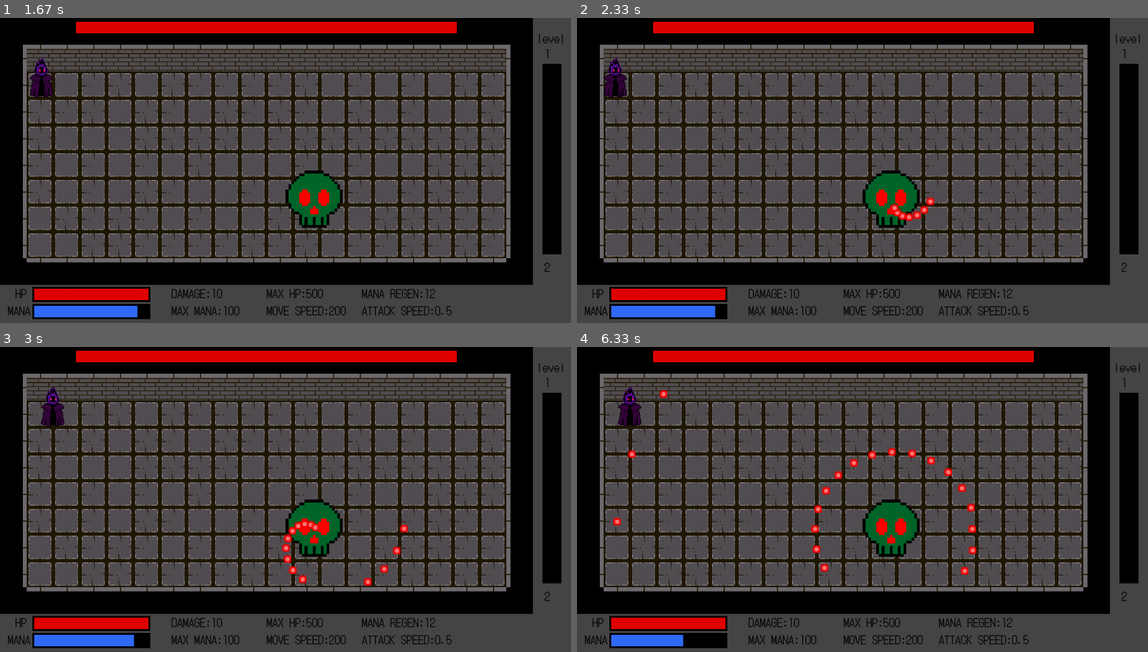
Above: before the commit, frames 1-4 (two rows, left to right).
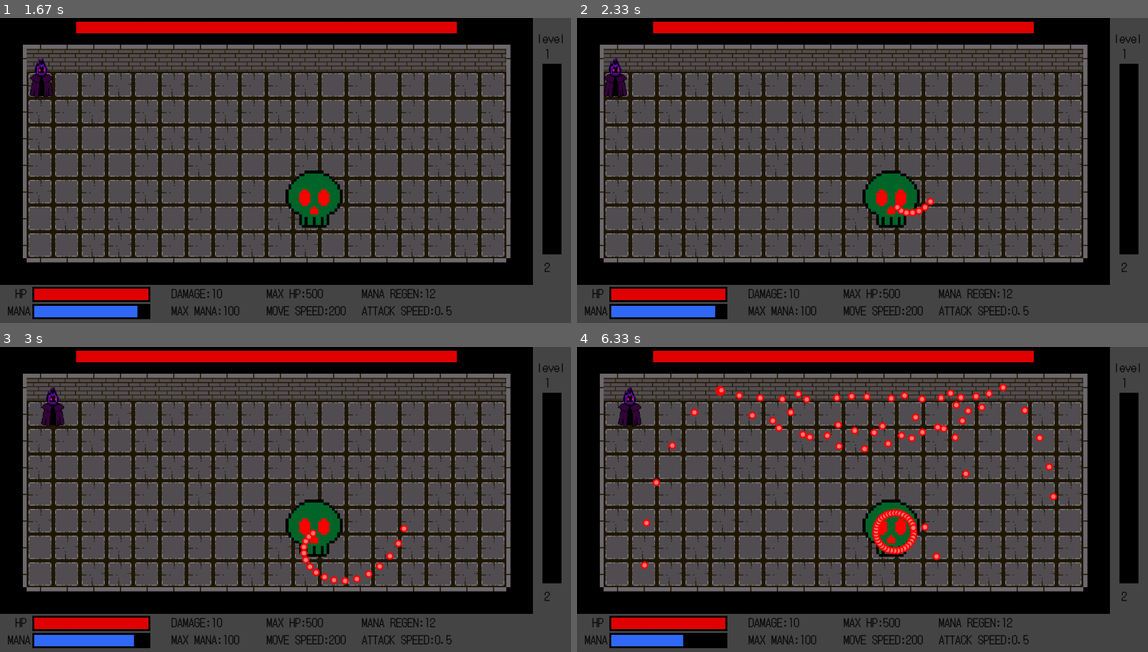
Above: after the commit, the same moments.

Repository: philogamer/pygame1
Game: pygame game, started from code.py
Same seed, same stepped clock (60 frames per second), same inputs: the game is played once before the commit and once after it.
Inputs:
- Up to frame 1 (1.67 s): hold Right 0.33-0.8 s; hold Right 0.83-1.3 s; hold D 0.83-1.3 s; hold Left from 1.33 s (still down); hold A from 1.33 s (still down)
- Up to frame 2 (2.33 s): release Left at 1.87 s; release A at 1.87 s; hold Left 1.9-2.3 s; hold A 1.9-2.3 s
- Up to frame 3 (3 s): hold Right 2.33-2.97 s; hold D 2.33-2.97 s
- Up to frame 4 (6.33 s): hold Left 3-3.47 s; hold A 3-3.47 s; hold Right 3.5-3.97 s; hold D 3.5-3.97 s; hold Right 4-4.47 s; hold D 4-4.47 s; hold Left 4.5-5.03 s; hold A 4.5-5.03 s; hold Left 5.07-5.47 s; hold A 5.07-5.47 s; hold Right 5.5-6.13 s; hold D 5.5-6.13 s; hold Left from 6.17 s (still down); hold A from 6.17 s (still down)

Frame 1 is identical in both runs. In frame 2, 0.2% of the frame differs, in the area x 54-63%, y 58-67%; in frame 3, 0.8%; in frame 4, 2.8%, in the area x 6-85%, y 11-75%.

Commit message:
delete a rect, make super boss skill
delete a rect that I forgot to delete when cop it from another code to check whether the collide rect work, make a skill when the bullet from boss touch wall, it will shoot a circle of bullet one more time by use new class and condition of the bullet when touch wall

Diff:
--- a/code.py
+++ b/code.py
@@ -244,6 +244,39 @@
     def update(self):
         self.rect=pygame.Rect(self.x,self.y,20,20)
         self.wallrect=pygame.Rect(self.x,self.y-18,20,20+18)
+class Smallbullet:
+    def __init__(self,x,y,targetx,targety,dmg):
+        self.y=y+18
+        self.x=x
+        self.targetx=targetx
+        self.targety=targety
+        self.speed=200
+        self.img='assets/bullet.png'
+        self.img=pygame.image.load(self.img).convert_alpha()
+        self.img=pygame.transform.scale(self.img,(20,20))
+        self.rect=pygame.Rect(self.x,self.y,20,20)
+        self.wallrect=pygame.Rect(self.x,self.y-18,20,20+18)
+        self.dx=(self.targetx-self.x)*2000
+        self.dy=(self.targety-self.y)*2000
+        self.distance=math.hypot(self.dx,self.dy)
+        self.dmg=dmg
+    def draw(self,screen):
+        screen.blit(self.img,(self.x,self.y))
+    def move(self,dt):
+        self.x+=self.dx/self.distance*self.speed*dt
+        self.y+=self.dy/self.distance*self.speed*dt
+        if self.x<0:
+            self.x=0
+        if self.x>(1400-20):
+            self.x=(1400-20)
+        if self.y<0:
+            self.y=0
+        if self.y>(700-20):
+            self.y=700-20
+
+    def update(self):
+        self.rect=pygame.Rect(self.x,self.y,20,20)
+        self.wallrect=pygame.Rect(self.x,self.y-18,20,20+18)
 class Slash:
     def __init__(self,x,y,direction,dmg):
         self.y=y
@@ -354,7 +387,7 @@
 pluses=[]
 creepspeed=50
 enemykilled=0
-bosscount=0
+bosscount=2
 mapcount=0
 player=Player()
 bosses=[]
@@ -400,6 +433,7 @@
             wall=[]
             creeps=[]
             bullets=[]
+            smallbullets=[]
             slashes=[]
             slashcooldown=0
             mapstay=0
@@ -710,6 +744,7 @@
             map=[]
             obstacle=[]
             bullets=[]
+            smallbullets=[]
             slashes=[]
             wall=[]
             slashcooldown=0
@@ -1157,7 +1192,7 @@
                     if boss.hp<=0:
                         bosses.remove(boss)
                         bosscount+=1
-                        player.exp+=90
+                        player.exp+=90*(1+0.02*wave)
                         stage='normal'
                         rendermap=True
             boss.cooldown+=dt
@@ -1225,12 +1260,30 @@
                 for object in obstacle:
                     if bullet.wallrect.colliderect(object.rect):
                         bullets.remove(bullet)
+                        if bosscount>=2 and stage=='boss':
+                            for i in range(0,360,int(360/(6+1*bosscount))):
+                                smallbullets.append(Smallbullet(bullet.x,bullet.y,boss.x+2000*math.cos(math.radians(i)),boss.y+2000*math.sin(math.radians(i)),boss.dmg/2))
+                        break
+        for bullet in smallbullets:
+            bullet.move(dt)
+            bullet.update()
+            if bullet.rect.colliderect(player.rect):
+                player.hp-=bullet.dmg
+                smallbullets.remove(bullet)
+            elif bullet.x>=(1400-20) or bullet.x<=0 or bullet.y<=0 or bullet.y>=(700-20):
+                bullets.remove(bullet)
+            else:
+                for object in obstacle:
+                    if bullet.wallrect.colliderect(object.rect):
+                        smallbullets.remove(bullet)
                         break
         if slashes:
             for bullet in bullets:
                 if bullet.rect.colliderect(slash.rect):
                     bullets.remove(bullet)
-
+            for bullet in smallbullets:
+                if bullet.rect.colliderect(slash.rect):
+                    smallbullets.remove(bullet)
 
 
 
@@ -1296,7 +1349,9 @@
         player.draw(screen)
         for i in bullets:
             i.draw(screen)
-            pygame.draw.rect(screen,(225,0,0),i.rect,1)
+        for i in smallbullets:
+            i.draw(screen)
+
         for i in slashes:
             i.draw(screen)
         for i in pluses:
